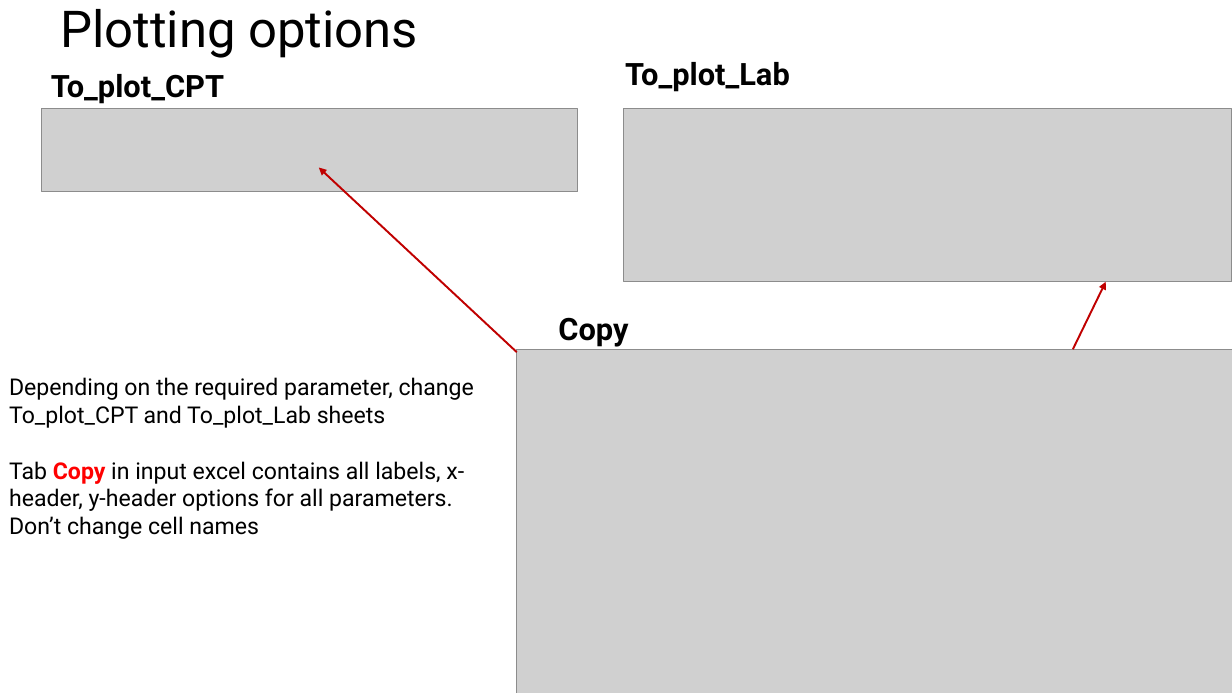
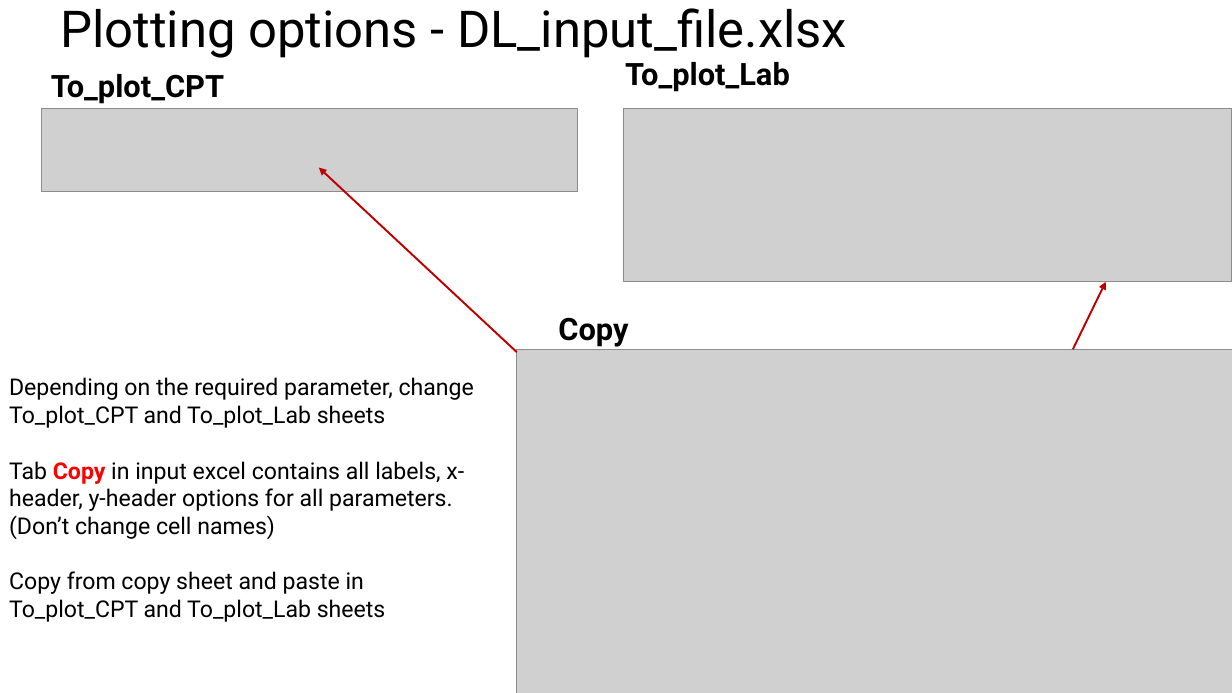
Before and after one commit to hem55-star/DL_template_copy, a slide deck: slide 6 of Instructions_manual_for_DL_template_copy.pptx. Drawn at 1232x693 pixels with LibreOffice and Linux fonts; fonts in the diff are those of the drawing; grey boxes stand for pictures. Boxes give left, top, right and bottom in pixels: in the first picture for what was removed or moved away, otherwise in the second. Text is boxed around its words. In the diff, an @@ line names an element or a change of style, - is before the commit and + after.

Commit message:
Included a new feature for CPT parameter comparison (to plot different CPT correlations of the specific parameter in the same plot)

```diff
--- a/Instructions_manual_for_DL_template_copy.pptx
+++ b/Instructions_manual_for_DL_template_copy.pptx
@@ title at [60,8,847,58]: text changed @@
-Plotting options
+Plotting options - DL_input_file.xlsx
@@ text at [9,515,386,622]: text changed @@
-Don’t change cell names
+(Don’t change cell names)
+Copy from copy sheet and paste in To_plot_CPT and To_plot_Lab sheets
```
Also in this commit, not shown: 5 other slides changed, 2 slides added, 3 other files.
